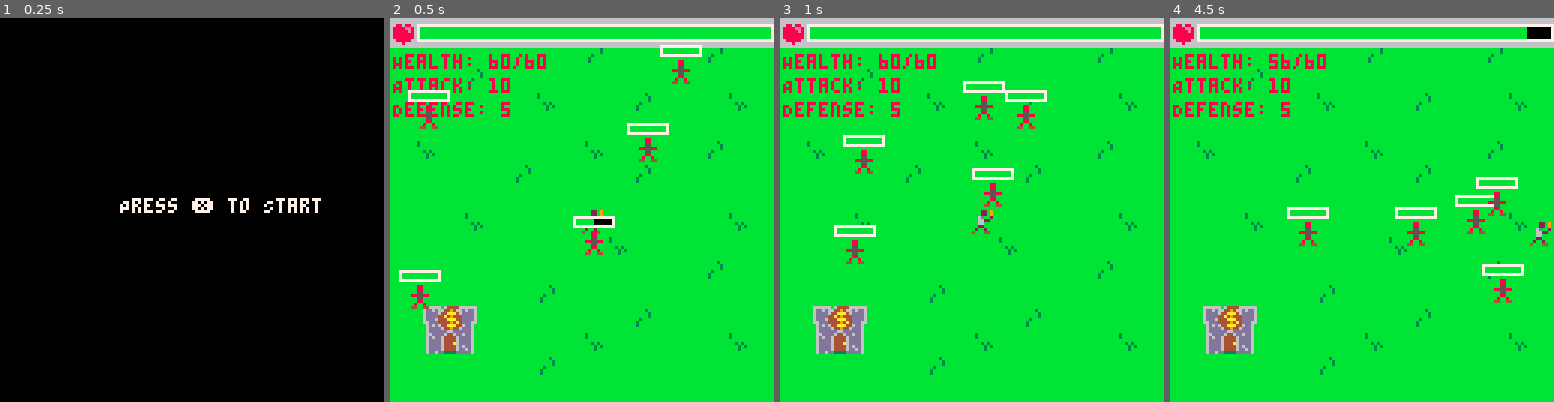
Above: before the commit, frames 1-4 (left to right).
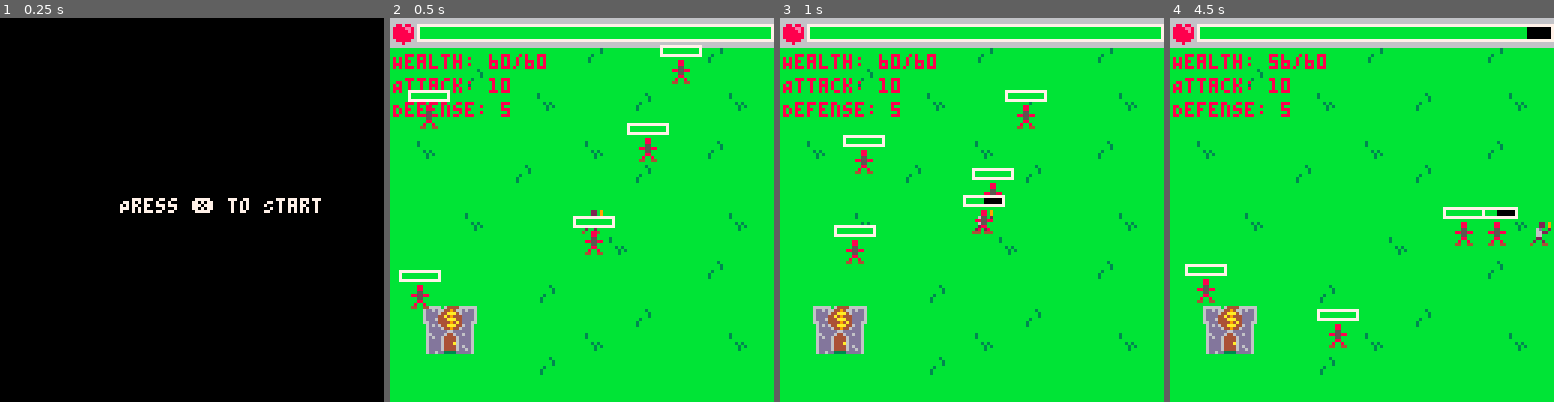
Above: after the commit, the same moments.

Repository: PancakedRivet/last-minute-hero
Game: PICO-8 cartridge last-minute-hero.p8
Two runs of this game, one before a commit and one after it. Both use one fixed random seed, a clock stepped at 60 frames per second and the inputs below.
Inputs:
- Up to frame 1 (0.25 s): no input
- Up to frame 2 (0.5 s): tap X (X key) at 0.33 s
- Up to frame 3 (1 s): no input
- Up to frame 4 (4.5 s): tap X (X key) at 1.07, 1.85, 2.97, 4.08 s; hold Right 1.6-2.1 s; hold Up 2.15-2.42 s; hold Right 2.47-3.03 s; hold Left 3.08-3.58 s; hold Down 3.63-3.97 s; hold Right from 4.02 s (still down)

Frame 1 is identical in both runs. In frame 2, less than 0.1% of the frame differs, in the area x 53-58%, y 52-54%; in frame 3, 0.7%; in frame 4, 2.9%, in the area x 3-93%, y 41-86%.

Commit message:
Made the attack slightly more reasonable

Diff:
--- a/scripts/game.lua
+++ b/scripts/game.lua
@@ -62,6 +62,8 @@
         health=20,
         max_health=20,
         speed=1,
+        attack=1,
+        attacked=false
     }
     return enemy
 end
--- a/scripts/player.lua
+++ b/scripts/player.lua
@@ -10,6 +10,9 @@
         max_health=60,
         attack=10,
         attack_tick=0,
+        attack_tick_max=15,
+        attack_tick_start=10,
+        attack_tick_end=5,
         defense=5
     }
     return player
@@ -49,19 +52,36 @@
 end
 
 function update_attack(_player)
-    if btnp(❎) then
-        _player.attack_tick = 15 -- Attack duration in ticks
+    -- Only attack if not already attacking
+    if btnp(❎) and _player.attack_tick == 0 then
+        _player.attack_tick = _player.attack_tick_max -- Attack duration in ticks
     end
     if _player.attack_tick > 0 then
         _player.attack_tick -= 1
         -- Check for enemy collisions
-        for enemy in all(enemies) do
-            if abs(_player.x - enemy.x) < 8 and abs(_player.y - enemy.y) < 8 then
-                enemy.health -= _player.attack
-                if enemy.health <= 0 then
-                    del(enemies, enemy)
+        local sprite_width = 8
+        local attack_range = sprite_width + 2
+        if _player.attack_tick < _player.attack_tick_start and _player.attack_tick > _player.attack_tick_end then
+            for enemy in all(enemies) do
+                if not enemy.attacked then
+                    if abs(_player.x - enemy.x) < attack_range and abs(_player.y - enemy.y) < attack_range then
+                        enemy.health -= _player.attack
+                        enemy.attacked = true
+                        if enemy.health <= 0 then
+                            del(enemies, enemy)
+                        end
+                    end
                 end
             end
+        end
+    end
+    if _player.attack_tick < 0 then
+        _player.attack_tick = 0
+    end
+    -- Stop the same enemy from being attacked multiple times in one attack
+    if _player.attack_tick == 0 then
+        for enemy in all(enemies) do
+            enemy.attacked = false
         end
     end
 end
